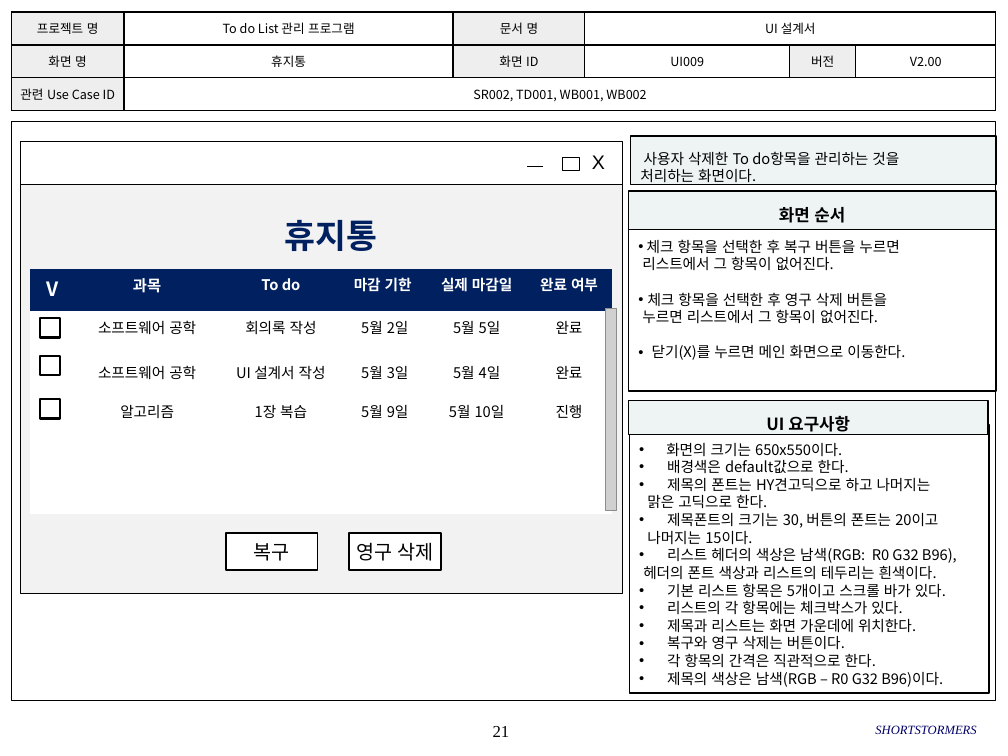
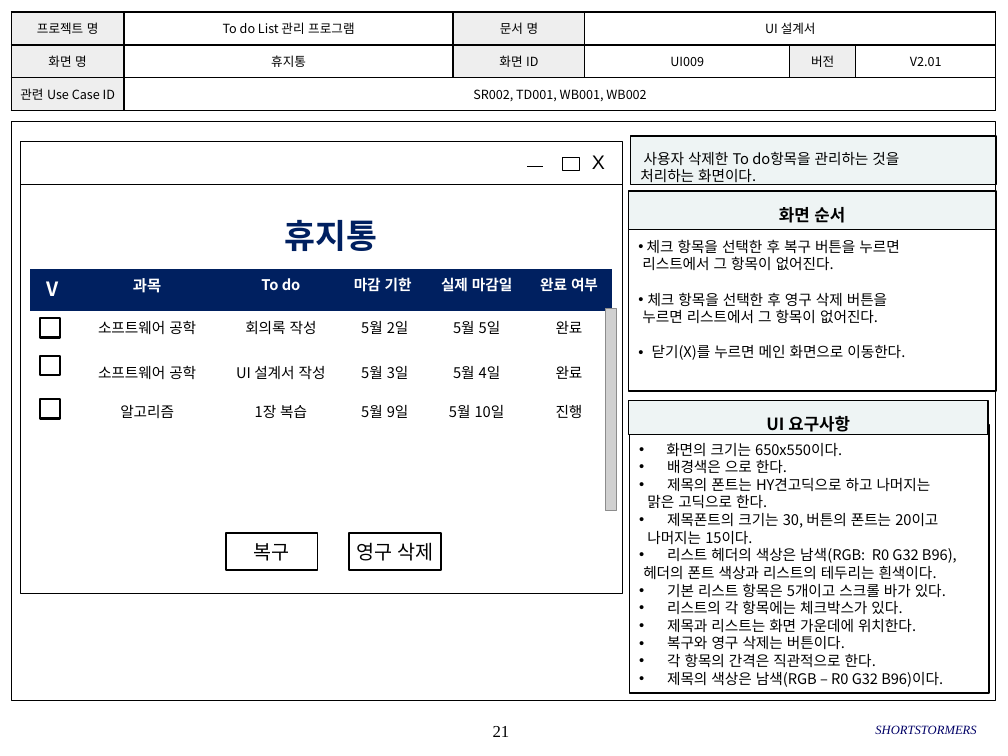
Before and after one commit to SMU-SE-Admin/18-1_7_SHORTSTORMERS_Doc, a slide deck: slide 21 of 03 설계/UI 설계서_7_SHORTSTORMERS.pptx. Drawn at 1008x756 pixels with LibreOffice and Linux fonts; fonts in the diff are those of the drawing; grey boxes stand for pictures; background and template pictures are left out. Boxes give left, top, right and bottom in pixels: in the first picture for what was removed or moved away, otherwise in the second. Text is boxed around its words. In the diff, an @@ line names an element or a change of style, - is before the commit and + after.

Commit message:
#1105 UI설계서 수정
특수문자 경고 알림 메시지 추가, 배경색 변경

```diff
--- a/03 설계/UI 설계서_7_SHORTSTORMERS.pptx
+++ b/03 설계/UI 설계서_7_SHORTSTORMERS.pptx
@@ table at (x1=11, y1=12, x2=995, y2=111) @@
-row 2, column 6: V2.00
+row 2, column 6: V2.01
@@ text in rectangle at (x1=667, y1=460, x2=787, y2=473): text changed @@
-• 배경색은 default값으로 한다.
+• 배경색은 으로 한다.
```
Also in this commit, not shown: 24 other slides changed, 2 slides added.
